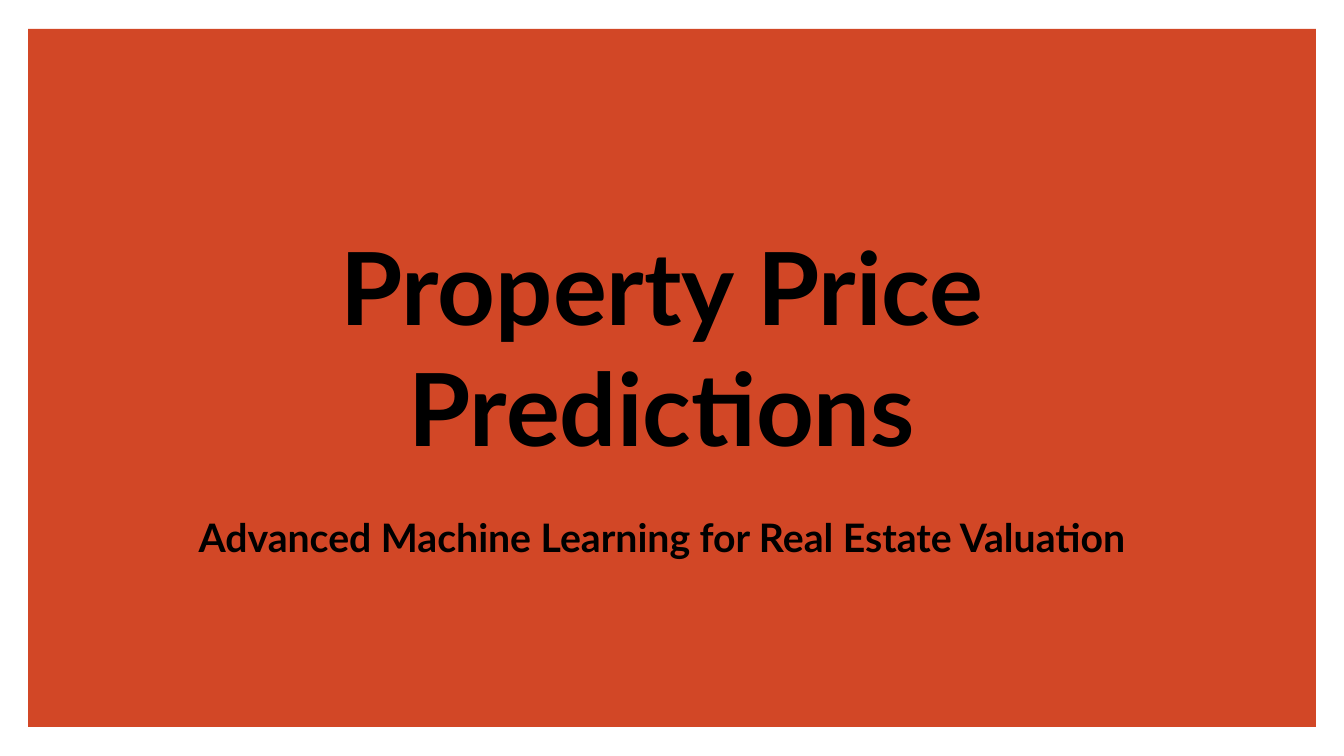
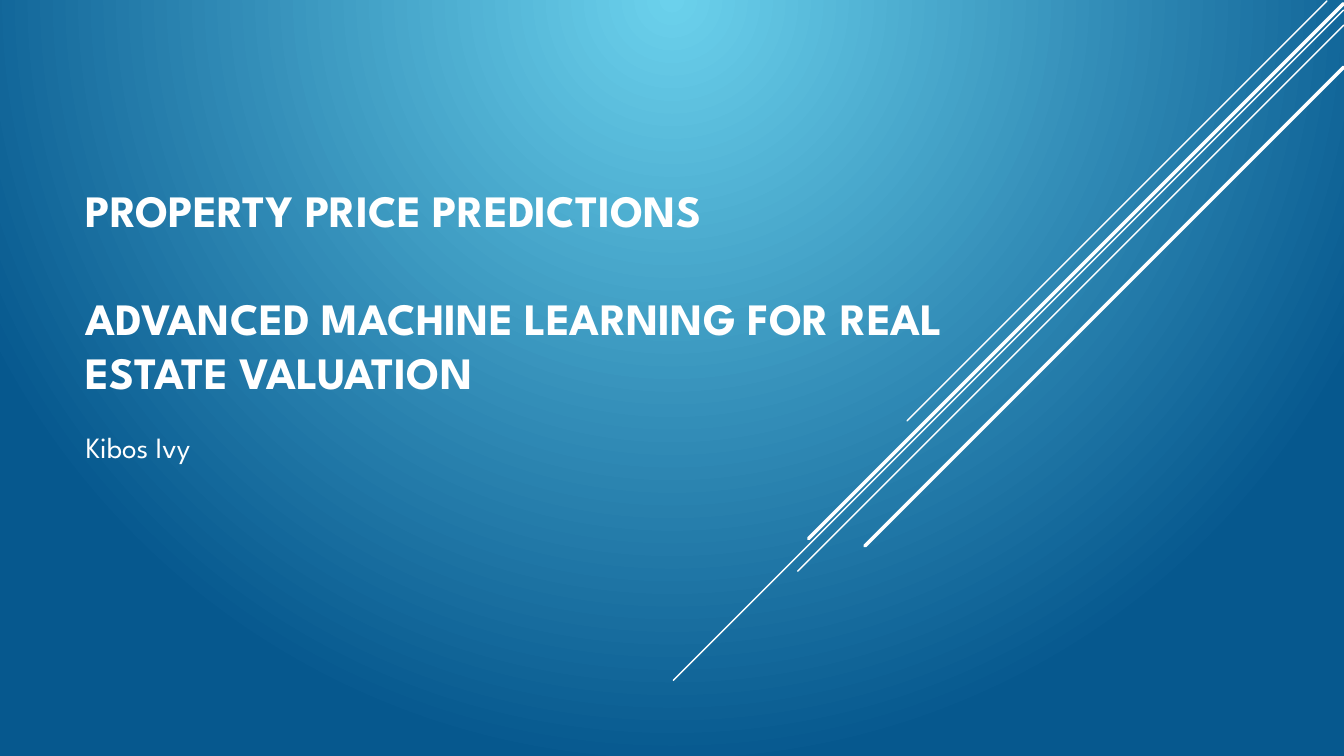
Before and after one commit to kibosivy/Property-Prices-Predictions, a slide deck: slide 1 of House price prediction presentation.pptx. Drawn at 1344x756 pixels with LibreOffice and Linux fonts; fonts in the diff are those of the drawing; background and template pictures are left out. Boxes give left, top, right and bottom in pixels: in the first picture for what was removed or moved away, otherwise in the second. Text is boxed around its words. In the diff, an @@ line names an element or a change of style, - is before the commit and + after.

```diff
--- a/House price prediction presentation.pptx
+++ b/House price prediction presentation.pptx
@@ background #FFFFFF to picture (left out) @@
@@ rectangle removed at (x1=28, y1=29, x2=1317, y2=728) @@
@@ line added from (1344, 10) to (674, 681), #FFFFFF 1 pt @@
@@ line added from (1344, 25) to (798, 572), #FFFFFF 1 pt @@
@@ line added from (1344, 4) to (809, 538), #FFFFFF 2.5 pt @@
@@ line added from (1327, 1) to (907, 421), #FFFFFF 1 pt @@
@@ title "PROPERTY PRICE PREDICTIONS ADVANCED MACHINE ..." at (x1=86, y1=197, x2=943, y2=390): vertical alignment middle to bottom @@
@@ line added from (1344, 68) to (865, 546), #FFFFFF 2.5 pt @@
@@ title at (x1=86, y1=197, x2=943, y2=390): text changed; size 28 to 32 pt; font Lato to League Spartan; text colour #000000 to #FFFFFF @@
-Property Price Predictions
-Advanced Machine Learning for Real Estate Valuation
+PROPERTY PRICE PREDICTIONS
+ADVANCED MACHINE LEARNING FOR REAL ESTATE VALUATION
@@ subtitle added at (x1=86, y1=437, x2=190, y2=464), 21 pt, text #FFFFFF @@
+Kibos Ivy
```
Also in this commit, not shown: 3 other slides changed, 16 slides added, 20 slides removed, 9 other files.
